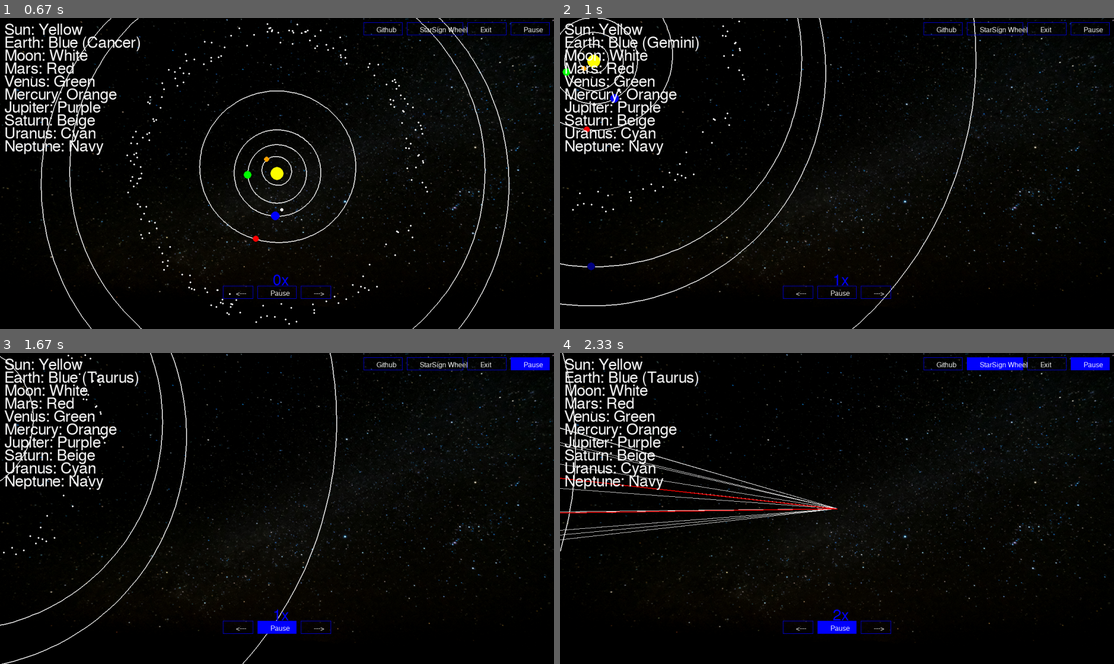
Above: before the commit, frames 1-4 (two rows, left to right).
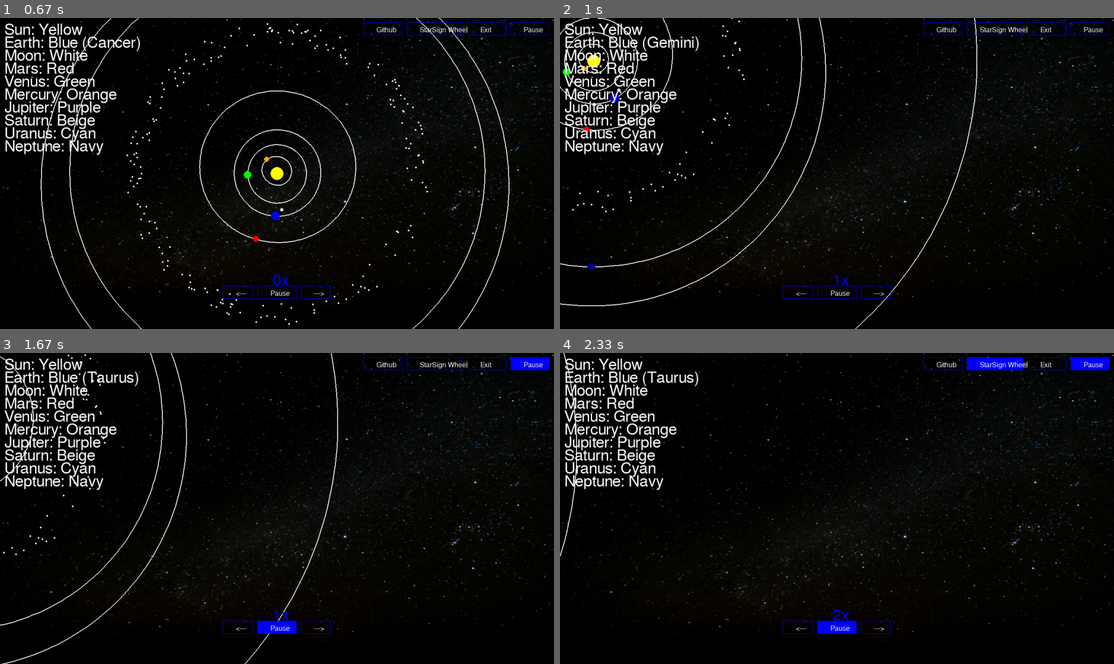
Above: after the commit, the same moments.

Repository: LBassett21/ReplicateAntikythera
Game: pygame game, started from ReplicateAntikythera/ReplicateAntikythera.py
The game is run twice, just before and just after one commit, with the same random seed, the same clock (stepped at 60 frames per second) and the same inputs.
Inputs (mouse positions are in pixels of both pictures, inside the frame that each line leads up to):
- Up to frame 1 (0.67 s): press the mouse at (277, 173) at 0.37 s; move the mouse to (188, 148) at 0.47 s; release the mouse at (105, 126) at 0.6 s
- Up to frame 2 (1 s): press the mouse at (875, 291) at 0.7 s; move the mouse to (753, 235) at 0.8 s; release the mouse at (632, 179) at 0.93 s
- Up to frame 3 (1.67 s): press the mouse at (382, 362) at 1.03 s; move the mouse to (432, 492) at 1.13 s; release the mouse at (487, 626) at 1.27 s; press the mouse at (277, 626) at 1.37 s; move the mouse to (182, 511) at 1.47 s; release the mouse at (94, 393) at 1.6 s
- Up to frame 4 (2.33 s): press the mouse at (992, 362) at 1.7 s; move the mouse to (875, 377) at 1.8 s; release the mouse at (759, 393) at 1.93 s; press the mouse at (875, 626) at 2.03 s; move the mouse to (831, 626) at 2.13 s; release the mouse at (792, 623) at 2.27 s

Frame 1 is identical in both runs. In frame 2, 0.5% of the frame differs, in the area x 30-76%, y 0-100%; in frame 3, 0.5%; in frame 4, 1.9%, in the area x 0-51%, y 0-66%.

Commit message:
Zodiac sign fix, more accurate juptier values in db

Diff:
--- a/ReplicateAntikythera/Database.py
+++ b/ReplicateAntikythera/Database.py
@@ -44,7 +44,7 @@
         self.addObject("Earth", "Sun", 1, 0.0167086, 0.00005, -11.26064, 114.20783, 1, "2023-01-04", "J2000")
         self.addObject("Mars", "Sun", 1.52368055, 0.0934, 1.850, 49.57845, 286.5, 779.94 / solar_years_to_days, "2022-06-21", "J2000")
         self.addObject("Jupiter", "Sun", 5.2038, 0.0489, 1.303, 100.464, 273.867, 12, "2023-01-21", "J2000")
-        self.addObject("Saturn", "Sun", 9.5826, 0.0565, 2.488878, 76.67992, 339.392, 29, "2032-11-29", "J2000")
+        self.addObject("Saturn", "Sun", 9.53707032, 0.0541506, 2.48446, 113.71504, 339.392, 29, "2032-11-29", "J2000")
         self.addObject("Uranus", "Sun", 19.191, 0.04717, 0.773, 74.006, 96.998857, 84.0205, "2050-08-18", "J2000")
         self.addObject("Neptune", "Sun", 30.07, 0.008678, 1.770, 131.783, 273.187, 165, "2042-09-04", "J2000")
 
--- a/ReplicateAntikythera/GUI.py
+++ b/ReplicateAntikythera/GUI.py
@@ -552,7 +552,7 @@
     scaled_screen.blit(scaled_background_image, (0, 0))
 
     # Draw the sun
-    pygame.draw.circle(scaled_screen, YELLOW, (int(scaled_sun_pos[0]),int(scaled_sun_pos[1])), int(sun_radius//zoom_scale))
+    pygame.draw.circle(scaled_screen, YELLOW, (int(scaled_sun_pos[0]),int(scaled_sun_pos[1])), int(sun_radius))
 
     #Draw the moon
     #pygame.draw.circle(scaled_screen, WHITE, (int(moon_x), int (moon_y)),int(moon_radius//zoom_scale))
@@ -592,8 +592,8 @@
 
     for asteroid in asteroids:
         asteroid_distance, asteroid_speed, asteroid_angle = asteroid
-        asteroid_x = scaled_sun_pos[0] + math.cos(asteroid_angle) * asteroid_distance // zoom_scale
-        asteroid_y = scaled_sun_pos[1] + math.sin(asteroid_angle) * asteroid_distance // zoom_scale
+        asteroid_x = scaled_sun_pos[0] + math.cos(asteroid_angle) * asteroid_distance
+        asteroid_y = scaled_sun_pos[1] + math.sin(asteroid_angle) * asteroid_distance
         asteroid_angle += asteroid_speed
         asteroid = (asteroid_distance, asteroid_speed, asteroid_angle)
 
@@ -662,29 +662,29 @@
         pygame.draw.rect(screen, BLUE, showstar_button_rect)
         screen.blit(showstar_button_text, showstar_button_rect.move(30,10))
 
-        triangle0 = ((int(sun_pos[0]), int(sun_pos[1])), (zodiac_line_points[0]), (zodiac_line_points[1]))
+        triangle0 = ((int(scaled_sun_pos[0]), int(scaled_sun_pos[1])), (zodiac_line_points[0]), (zodiac_line_points[1]))
         pygame.draw.polygon(screen, WHITE, triangle0, 1)
-        triangle1 = ((int(sun_pos[0]), int(sun_pos[1])), (zodiac_line_points[1]), (zodiac_line_points[2]))
+        triangle1 = ((int(scaled_sun_pos[0]), int(scaled_sun_pos[1])), (zodiac_line_points[1]), (zodiac_line_points[2]))
         pygame.draw.polygon(screen, WHITE, triangle1, 1)
-        triangle2 = ((int(sun_pos[0]), int(sun_pos[1])), (zodiac_line_points[2]), (zodiac_line_points[3]))
+        triangle2 = ((int(scaled_sun_pos[0]), int(scaled_sun_pos[1])), (zodiac_line_points[2]), (zodiac_line_points[3]))
         pygame.draw.polygon(screen, WHITE, triangle2, 1)
-        triangle3 = ((int(sun_pos[0]), int(sun_pos[1])), (zodiac_line_points[3]), (zodiac_line_points[4]))
+        triangle3 = ((int(scaled_sun_pos[0]), int(scaled_sun_pos[1])), (zodiac_line_points[3]), (zodiac_line_points[4]))
         pygame.draw.polygon(screen, WHITE, triangle3, 1)
-        triangle4 = ((int(sun_pos[0]), int(sun_pos[1])), (zodiac_line_points[4]), (zodiac_line_points[5]))
+        triangle4 = ((int(scaled_sun_pos[0]), int(scaled_sun_pos[1])), (zodiac_line_points[4]), (zodiac_line_points[5]))
         pygame.draw.polygon(screen, WHITE, triangle4, 1)
-        triangle5 = ((int(sun_pos[0]), int(sun_pos[1])), (zodiac_line_points[5]), (zodiac_line_points[6]))
+        triangle5 = ((int(scaled_sun_pos[0]), int(scaled_sun_pos[1])), (zodiac_line_points[5]), (zodiac_line_points[6]))
         pygame.draw.polygon(screen, WHITE, triangle5, 1)
-        triangle6 = ((int(sun_pos[0]), int(sun_pos[1])), (zodiac_line_points[6]), (zodiac_line_points[7]))
+        triangle6 = ((int(scaled_sun_pos[0]), int(scaled_sun_pos[1])), (zodiac_line_points[6]), (zodiac_line_points[7]))
         pygame.draw.polygon(screen, WHITE, triangle6, 1)
-        triangle7 = ((int(sun_pos[0]), int(sun_pos[1])), (zodiac_line_points[7]), (zodiac_line_points[8]))
+        triangle7 = ((int(scaled_sun_pos[0]), int(scaled_sun_pos[1])), (zodiac_line_points[7]), (zodiac_line_points[8]))
         pygame.draw.polygon(screen, WHITE, triangle7, 1)
-        triangle8 = ((int(sun_pos[0]), int(sun_pos[1])), (zodiac_line_points[8]), (zodiac_line_points[9]))
+        triangle8 = ((int(scaled_sun_pos[0]), int(scaled_sun_pos[1])), (zodiac_line_points[8]), (zodiac_line_points[9]))
         pygame.draw.polygon(screen, WHITE, triangle8, 1)
-        triangle9 = ((int(sun_pos[0]), int(sun_pos[1])), (zodiac_line_points[9]), (zodiac_line_points[10]))
+        triangle9 = ((int(scaled_sun_pos[0]), int(scaled_sun_pos[1])), (zodiac_line_points[9]), (zodiac_line_points[10]))
         pygame.draw.polygon(screen, WHITE, triangle9, 1)
-        triangle10 = ((int(sun_pos[0]), int(sun_pos[1])), (zodiac_line_points[10]), (zodiac_line_points[11]))
+        triangle10 = ((int(scaled_sun_pos[0]), int(scaled_sun_pos[1])), (zodiac_line_points[10]), (zodiac_line_points[11]))
         pygame.draw.polygon(screen, WHITE, triangle10, 1)
-        triangle11 = ((int(sun_pos[0]), int(sun_pos[1])), (zodiac_line_points[11]), (zodiac_line_points[0]))
+        triangle11 = ((int(scaled_sun_pos[0]), int(scaled_sun_pos[1])), (zodiac_line_points[11]), (zodiac_line_points[0]))
         pygame.draw.polygon(screen, WHITE, triangle11, 1)
 
 
@@ -696,11 +696,11 @@
         screen.blit(text1_surface, ((zodiac_line_points[current_sign_index])))
 
         if current_sign_index > 0:
-            triangle = ((int(sun_pos[0]), int(sun_pos[1])), (zodiac_line_points[current_sign_index]), (zodiac_line_points[current_sign_index - 1]))
+            triangle = ((int(scaled_sun_pos[0]), int(scaled_sun_pos[1])), (zodiac_line_points[current_sign_index]), (zodiac_line_points[current_sign_index - 1]))
             pygame.draw.polygon(screen, RED, triangle, 2)
             #pygame.draw.line(screen, TRANSPARENTBLUE, ( (int(sun_pos[0]), int(sun_pos[1])), (zodiac_line_points[current_sign_index])))
         else:
-            triangle = ((int(sun_pos[0]), int(sun_pos[1])), (zodiac_line_points[current_sign_index]), (zodiac_line_points[current_sign_index - 1]))
+            triangle = ((int(scaled_sun_pos[0]), int(scaled_sun_pos[1])), (zodiac_line_points[current_sign_index]), (zodiac_line_points[current_sign_index - 1]))
             pygame.draw.polygon(screen, RED, triangle, 2)
 
     for i, (planet, color) in enumerate(key_text.items()):
